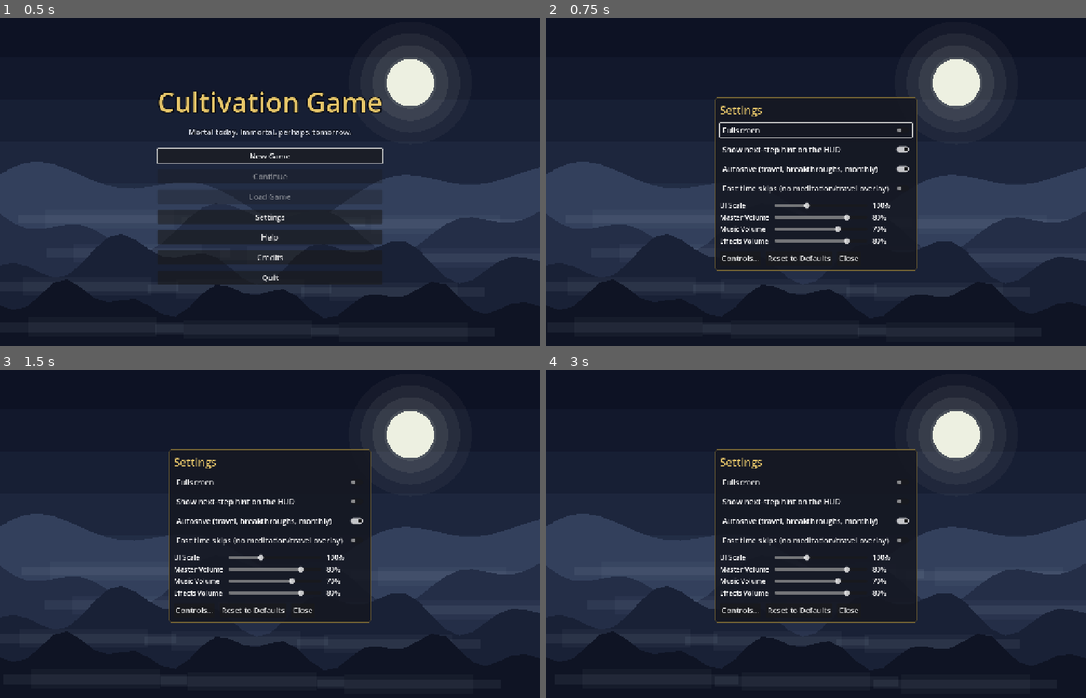
Above: before the commit, frames 1-4 (two rows, left to right).
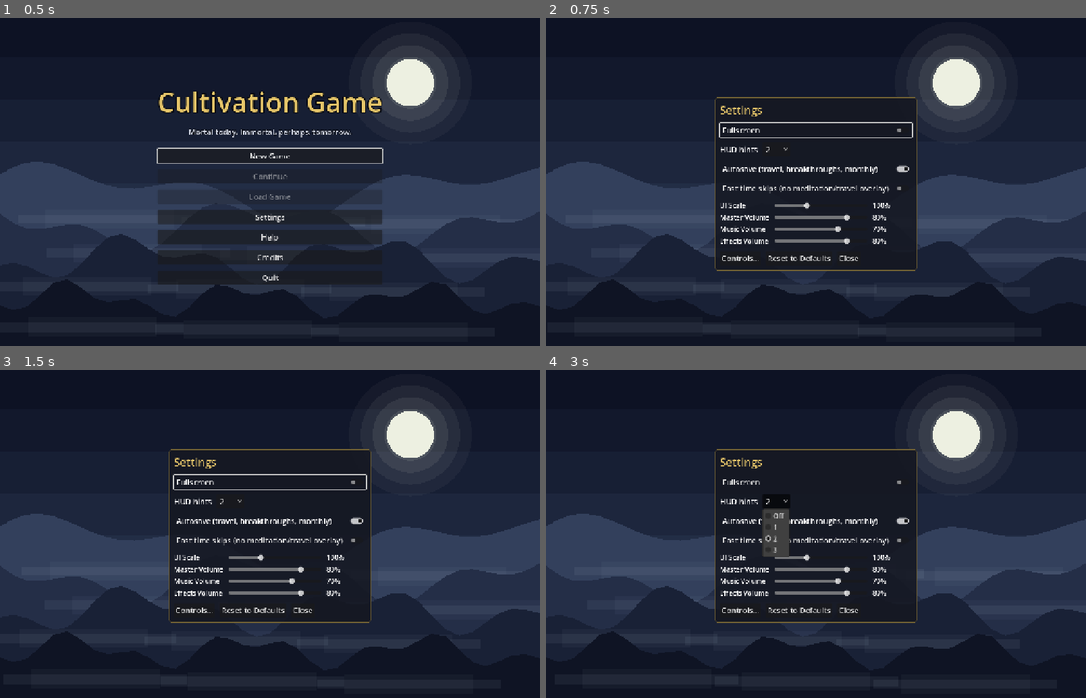
Above: after the commit, the same moments.

Repository: samridghimire/cultivation-game
Game: Godot game, scene res://src/ui/main_menu.tscn
Same seed, same stepped clock (60 frames per second), same inputs: the game is played once before the commit and once after it.
Inputs (mouse positions are in pixels of both pictures, inside the frame that each line leads up to):
- Up to frame 1 (0.5 s): no input
- Up to frame 2 (0.75 s): click "Settings" at 0.5 s
- Up to frame 3 (1.5 s): click (270, 501) at 1.25 s, where only the run before the commit has a clickable "Show next-step hint on the HUD"
- Up to frame 4 (3 s): click (816, 501) at 2 s, where only the run before the commit has a clickable "Show next-step hint on the HUD"; click (778, 501) at 2.75 s, where only the run after the commit has a clickable "2"

Frame 1 is identical in both runs. In frame 2, 0.3% of the frame differs, in the area x 32-68%, y 38-42%; in frame 3, 0.5%; in frame 4, 0.9%, in the area x 32-66%, y 38-57%.

Commit message:
[WU-014] HUD hint count setting (0-3)
Replaces the show_hints checkbox with hud_hints (default 2); old files with show_hints=false load as 0.

Co-Authored-By: Claude Sonnet 5.5 <noreply@anthropic.com>
Claude-Session: https://claude.ai/code/session_0175cx2BsPt1P3aoRinvLcCw

Diff:
--- a/src/autoload/settings.gd
+++ b/src/autoload/settings.gd
@@ -17,7 +17,8 @@
 	"master_volume": 0.8,
 	"music_volume": 0.7,
 	"sfx_volume": 0.8,
-	"show_hints": true,
+	# How many next-step hints the HUD shows, 0-3 (0 hides the panel).
+	"hud_hints": 2,
 	# Skip the time-skip overlay after meditation, travel... (UI-010).
 	"fast_time_skips": false,
 	# Silent autosave on travel, breakthrough, each month and window close (REL-001).
@@ -62,8 +63,8 @@
 			return str(value) if WINDOW_MODES.has(str(value)) else DEFAULTS["window_mode"]
 		"ui_scale":
 			return clampf(float(value), UI_SCALE_RANGE.x, UI_SCALE_RANGE.y)
-		"show_hints":
-			return value if value is bool else DEFAULTS["show_hints"]
+		"hud_hints":
+			return clampi(int(value), 0, 3) if value is int or value is float else DEFAULTS["hud_hints"]
 		"autosave":
 			return value if value is bool else DEFAULTS["autosave"]
 		"fast_time_skips":
@@ -79,6 +80,9 @@
 		return
 	for key in DEFAULTS:
 		_values[key] = sanitize(key, cfg.get_value(SECTION, key, DEFAULTS[key]))
+	# Older settings files had a show_hints checkbox.
+	if not cfg.has_section_key(SECTION, "hud_hints") and cfg.get_value(SECTION, "show_hints", true) == false:
+		_values["hud_hints"] = 0
 
 
 func save_settings() -> void:
--- a/src/ui/hud.gd
+++ b/src/ui/hud.gd
@@ -144,7 +144,7 @@
 	EventBus.region_changed.connect(func(_id): _refresh())
 	EventBus.region_changed.connect(_on_arrival)
 	EventBus.message_posted.connect(_on_message)
-	Settings.changed.connect(func(key: String, _v): if key == "show_hints": _refresh())
+	Settings.changed.connect(func(key: String, _v): if key == "hud_hints": _refresh())
 	EventBus.interaction_target_changed.connect(_on_target_changed)
 	InputConfig.controls_changed.connect(_refresh_key_hints)
 	EventBus.interaction_menu_requested.connect(_on_menu_requested)
@@ -387,8 +387,11 @@
 	_qi_bar.modulate = UIStyle.ACCENT if _bottleneck.visible else Color.WHITE
 	_injuries.visible = Injuries.has_any(p)
 	_injuries.text = "Injured: " + ", ".join(Injuries.describe(p, data))
-	var hints := Guidance.hints(p, data, GameState.hint_density(), 2, GameState.npcs, GameState.world_flags, GameState.current_region)
-	_hint.visible = bool(Settings.get_value("show_hints")) and not hints.is_empty()
+	var hint_count := int(Settings.get_value("hud_hints"))
+	var hints: PackedStringArray = []
+	if hint_count > 0:
+		hints = Guidance.hints(p, data, GameState.hint_density(), hint_count, GameState.npcs, GameState.world_flags, GameState.current_region)
+	_hint.visible = not hints.is_empty()
 	_hint.text = "\n".join(Array(hints).map(func(h: String) -> String: return "> " + h))
 
 
--- a/src/ui/settings_screen.gd
+++ b/src/ui/settings_screen.gd
@@ -16,7 +16,7 @@
 ]
 
 var _fullscreen: CheckButton
-var _hints: CheckButton
+var _hints: OptionButton
 var _autosave: CheckButton
 var _fast_skips: CheckButton
 var _sliders: Dictionary = {}  # setting key -> HSlider
@@ -49,11 +49,16 @@
 	_fullscreen.add_theme_font_size_override("font_size", 18)
 	_fullscreen.toggled.connect(func(on: bool): Settings.set_value("window_mode", "fullscreen" if on else "windowed"))
 	box.add_child(_fullscreen)
-	_hints = CheckButton.new()
-	_hints.text = "Show next-step hint on the HUD"
+	var hints_row := HBoxContainer.new()
+	hints_row.add_theme_constant_override("separation", 12)
+	hints_row.add_child(UIStyle.label("HUD hints", 18))
+	_hints = OptionButton.new()
 	_hints.add_theme_font_size_override("font_size", 18)
-	_hints.toggled.connect(func(on: bool): Settings.set_value("show_hints", on))
-	box.add_child(_hints)
+	for n in 4:
+		_hints.add_item("Off" if n == 0 else str(n), n)
+	_hints.item_selected.connect(func(i: int): Settings.set_value("hud_hints", i))
+	hints_row.add_child(_hints)
+	box.add_child(hints_row)
 	_autosave = CheckButton.new()
 	_autosave.text = "Autosave (travel, breakthroughs, monthly)"
 	_autosave.add_theme_font_size_override("font_size", 18)
@@ -261,7 +266,7 @@
 
 func _sync() -> void:
 	_fullscreen.set_pressed_no_signal(Settings.get_value("window_mode") == "fullscreen")
-	_hints.set_pressed_no_signal(Settings.get_value("show_hints"))
+	_hints.select(int(Settings.get_value("hud_hints")))
 	_autosave.set_pressed_no_signal(Settings.get_value("autosave"))
 	_fast_skips.set_pressed_no_signal(Settings.get_value("fast_time_skips"))
 	for key in _sliders:
--- a/tests/unit/test_hud_cues.gd
+++ b/tests/unit/test_hud_cues.gd
@@ -29,3 +29,28 @@
 	c.stage = realm.stage_count() - 1
 	c.qi = realm.qi_required(c.stage)
 	assert_eq(HUD.bottleneck_hint(c, d), "You stand at the peak of the known realms.")
+
+
+## WU-014: the HUD hint panel follows the "hud_hints" setting.
+func test_hud_hint_panel_follows_setting() -> void:
+	var tree := Engine.get_main_loop() as SceneTree
+	var gs: Node = tree.root.get_node("GameState")
+	var st: Node = tree.root.get_node("Settings")
+	var old: Variant = st.get_value("hud_hints")
+	gs.start_session(new_character())
+	gs.pending_event = ""
+	var hud: CanvasLayer = load("res://src/ui/hud.tscn").instantiate()
+	tree.root.add_child(hud)
+	await tree.process_frame
+	var hint: Label = hud.get("_hint")
+	st.set_value("hud_hints", 0)
+	assert_false(hint.visible, "0 hides the panel")
+	st.set_value("hud_hints", 1)
+	assert_true(hint.visible)
+	assert_eq(hint.text.split("\n").size(), 1)
+	st.set_value("hud_hints", 3)
+	var lines := hint.text.split("\n").size()
+	assert_true(lines >= 2 and lines <= 3, "up to three lines, got %d" % lines)
+	st.set_value("hud_hints", old)
+	hud.queue_free()
+	gs.end_session()
--- a/tests/unit/test_settings.gd
+++ b/tests/unit/test_settings.gd
@@ -24,8 +24,9 @@
 	assert_almost_eq(SettingsScript.sanitize("ui_scale", 0.1), SettingsScript.UI_SCALE_RANGE.x)
 	assert_almost_eq(SettingsScript.sanitize("sfx_volume", -1.0), 0.0)
 	assert_almost_eq(SettingsScript.sanitize("music_volume", 0.4), 0.4)
-	assert_eq(SettingsScript.sanitize("show_hints", false), false)
-	assert_eq(SettingsScript.sanitize("show_hints", "yes"), true)
+	assert_eq(SettingsScript.sanitize("hud_hints", 9), 3)
+	assert_eq(SettingsScript.sanitize("hud_hints", -1), 0)
+	assert_eq(SettingsScript.sanitize("hud_hints", "many"), 2)
 
 
 func test_missing_file_gives_defaults() -> void:
@@ -66,3 +67,23 @@
 	assert_eq(SettingsScreen.format_value("master_volume", 0.0), "Off")
 	assert_eq(SettingsScreen.format_value("master_volume", 0.8), "80%")
 	assert_eq(SettingsScreen.format_value("ui_scale", 1.25), "125%")
+
+
+## WU-014: the hint count round-trips, and a legacy show_hints=false means 0.
+func test_hud_hints_round_trip_and_legacy() -> void:
+	var s := _fresh()
+	assert_eq(s.get_value("hud_hints"), 2)
+	s._values["hud_hints"] = 3
+	s.save_settings()
+	var t := _fresh()
+	t.load_settings()
+	assert_eq(t.get_value("hud_hints"), 3)
+	t.free()
+	_cleanup(s)
+	var cfg := ConfigFile.new()
+	cfg.set_value(SettingsScript.SECTION, "show_hints", false)
+	cfg.save(TEST_PATH)
+	var u := _fresh()
+	u.load_settings()
+	assert_eq(u.get_value("hud_hints"), 0)
+	_cleanup(u)
